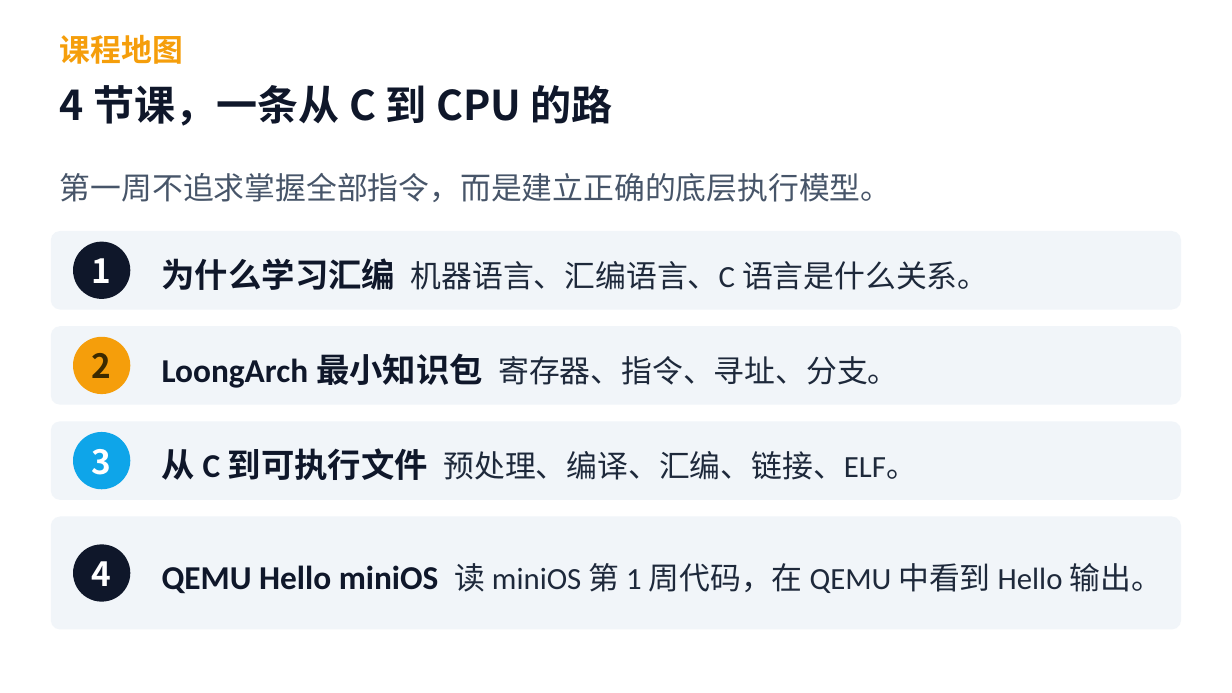
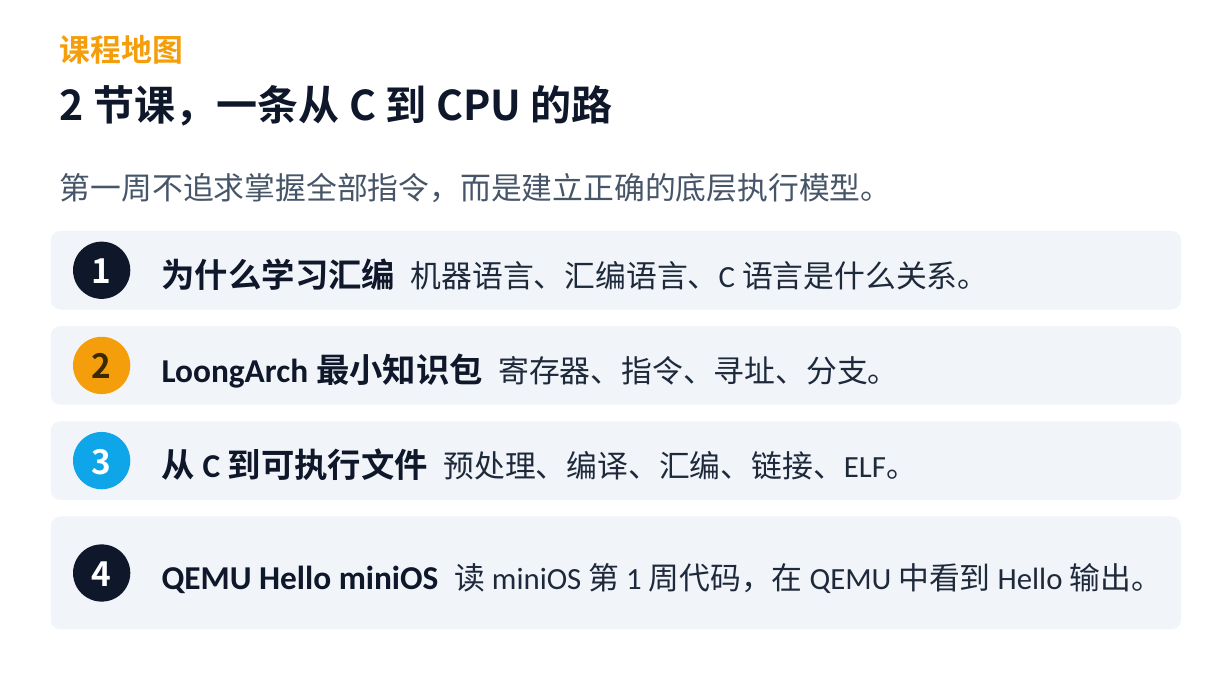
Before and after one commit to cxi218447-byte/miniOS, a slide deck: slide 3 of docs/week01/week01_qemu_hello_course.pptx. Drawn at 1232x693 pixels with LibreOffice and Linux fonts; fonts in the diff are those of the drawing. Boxes give left, top, right and bottom in pixels: in the first picture for what was removed or moved away, otherwise in the second. Text is boxed around its words. In the diff, an @@ line names an element or a change of style, - is before the commit and + after.

```diff
--- a/docs/week01/week01_qemu_hello_course.pptx
+++ b/docs/week01/week01_qemu_hello_course.pptx
@@ text at bbox=[60, 85, 613, 126]: text changed @@
-4 节课，一条从 C 到 CPU 的路
+2 节课，一条从 C 到 CPU 的路
```
Also in this commit, not shown: 32 other slides changed, 5 slides added, 2 slides removed, 16 other files.
